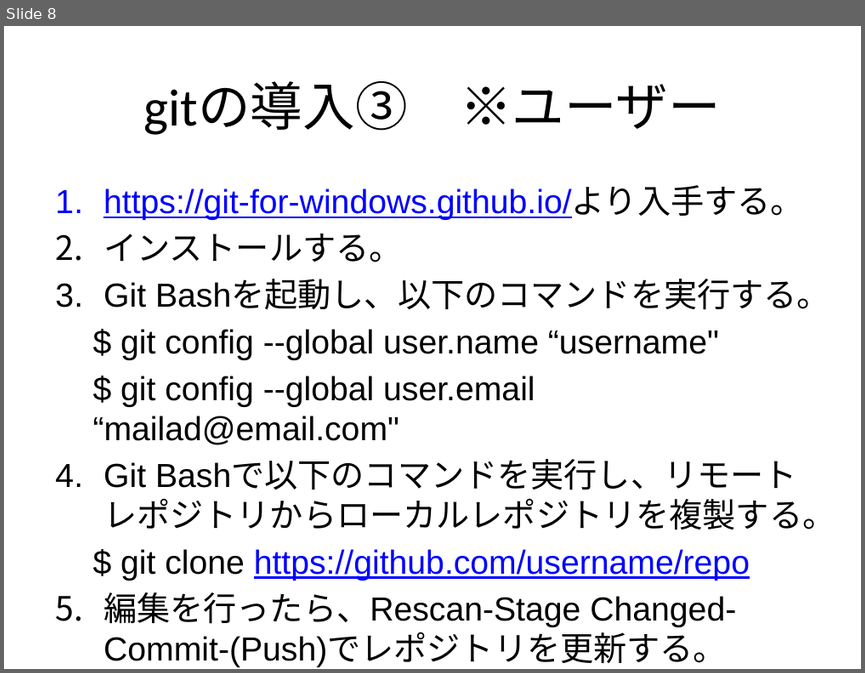
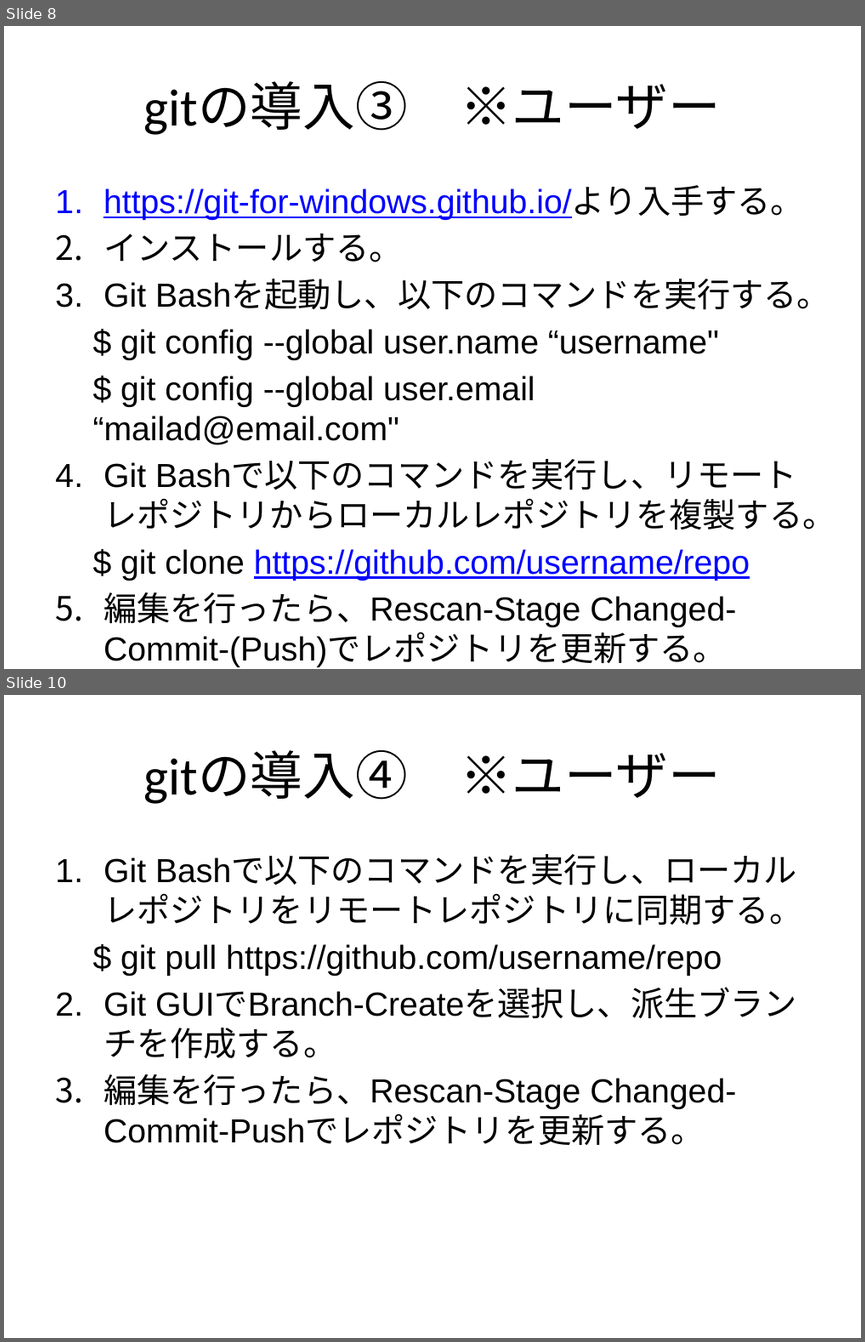
Before and after one commit to RyutaroMayumi/git_research, a slide deck: KK01_git.pptx. Shown one above the other, each under a label of ours: slide 8 before the commit, slides 8 and 10 after it; the slides between them are not shown. The pictures are 865x673 and 865x1342 pixels, drawn with LibreOffice and Linux fonts; fonts in the diff are those of the drawing. Boxes give left, top, right and bottom in pixels: in the first picture for what was removed or moved away, otherwise in the second. Text is boxed around its words. In the diff, an @@ line names an element or a change of style, - is before the commit and + after.

```diff
--- a/KK01_git.pptx
+++ b/KK01_git.pptx
@@ slide 10 added at box(4, 695, 861, 1338), background #FFFFFF @@
@@ title added at box(143, 751, 721, 804), 44 pt, text #000000 @@
+gitの導入④ ※ユーザー
@@ text added at box(103, 856, 802, 1145), 28 pt, text #000000 @@
+1. Git Bashで以下のコマンドを実行し、ローカルレポジトリをリモートレポジトリに同期する。
+  $ git pull https://github.com/username/repo
+2. Git GUIでBranch-Createを選択し、派生ブランチを作成する。
+3. 編集を行ったら、Rescan-Stage Changed-Commit-Pushでレポジトリを更新する。
```
Also in this commit, not shown: 1 slide changed, 2 other slides added.
